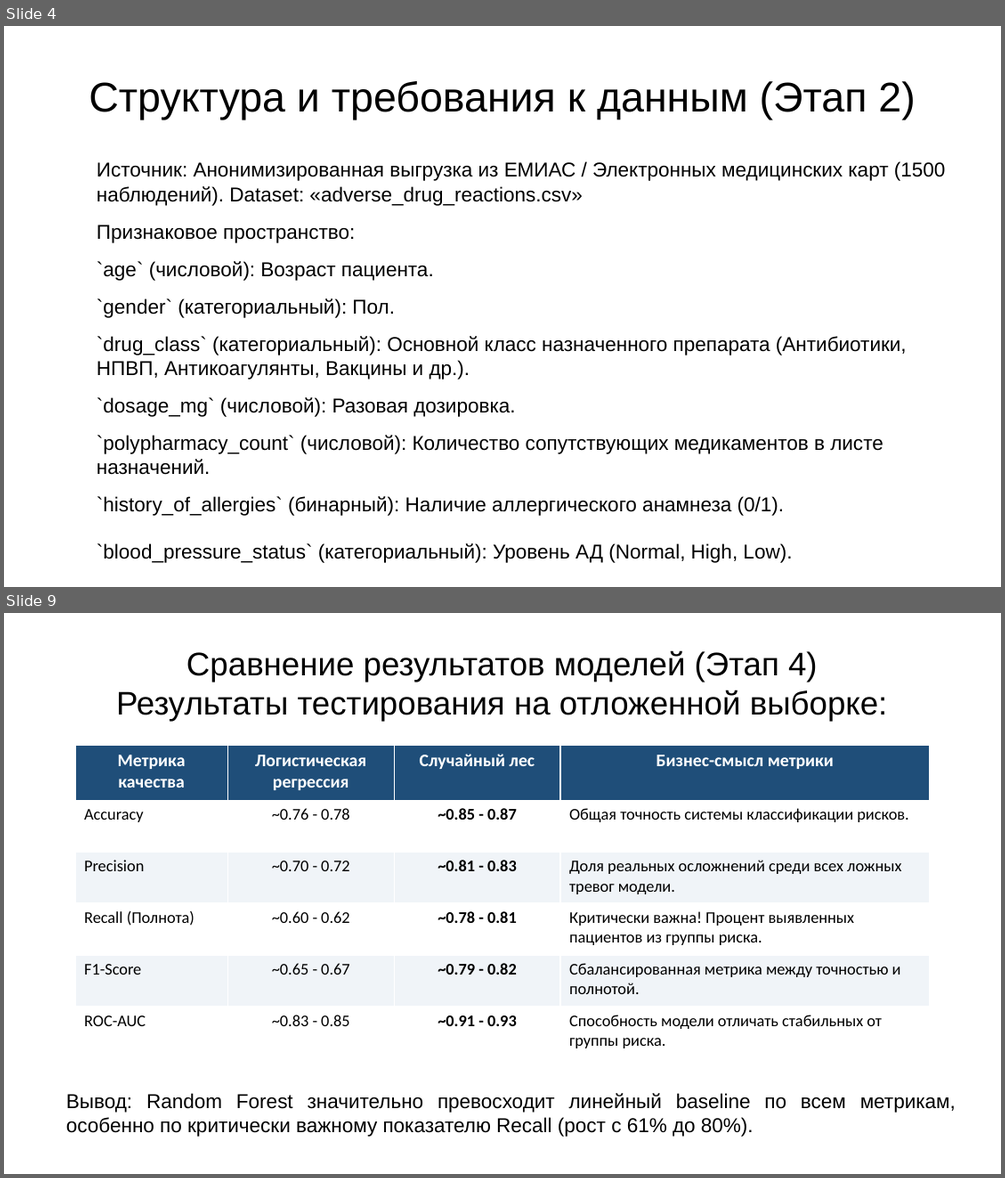
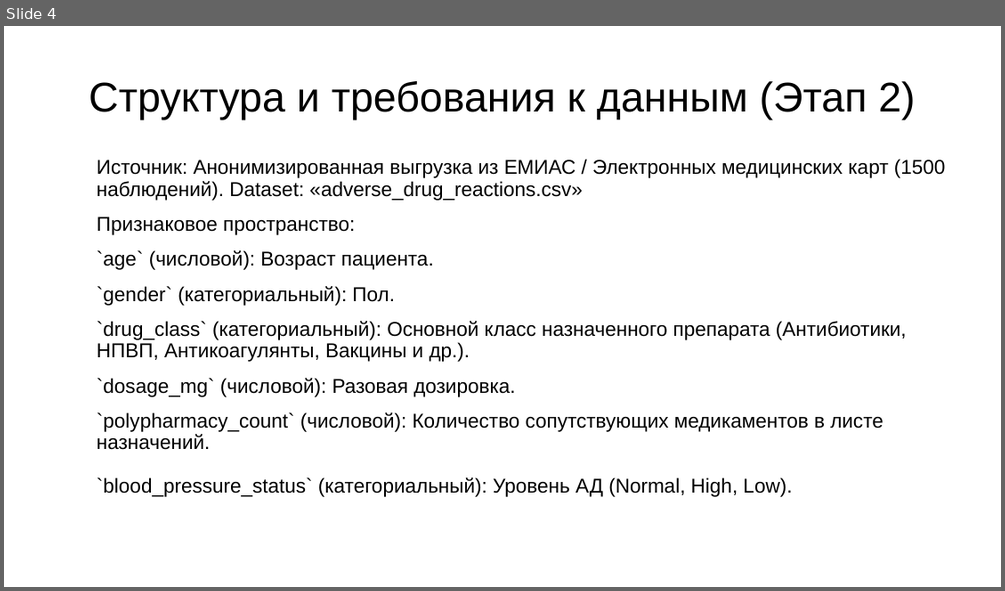
Before and after one commit to HakLuck/my-first-project, a slide deck: Презентация к проекту по DS.pptx. Shown one above the other, each under a label of ours: slides 4 and 9 before the commit, slide 4 after it; the slides between them are not shown. The pictures are 1005x1178 and 1005x591 pixels, drawn with LibreOffice and Linux fonts; fonts in the diff are those of the drawing; background and template pictures are left out. Boxes give left, top, right and bottom in pixels: in the first picture for what was removed or moved away, otherwise in the second. Text is boxed around its words. In the diff, an @@ line names an element or a change of style, - is before the commit and + after.

```diff
--- a/Презентация к проекту по DS.pptx
+++ b/Презентация к проекту по DS.pptx
@@ slide 9 removed at [4,613,1001,1174], background picture (left out) @@
@@ title removed at [116,650,888,721] @@
-Сравнение результатов моделей (Этап 4)
-Результаты тестирования на отложенной выборке:
@@ table removed at [75,745,930,1058], 6 rows, 4 columns @@
-Метрика качества | Логистическая регрессия | Случайный лес | Бизнес-смысл метрики
-Accuracy | ~0.76 - 0.78 | ~0.85 - 0.87 | Общая точность системы классификации рисков.
-Precision | ~0.70 - 0.72 | ~0.81 - 0.83 | Доля реальных осложнений среди всех ложных тревог модели.
-Recall (Полнота) | ~0.60 - 0.62 | ~0.78 - 0.81 | Критически важна! Процент выявленных пациентов из группы риска.
-F1-Score | ~0.65 - 0.67 | ~0.79 - 0.82 | Сбалансированная метрика между точностью и полнотой.
-ROC-AUC | ~0.83 - 0.85 | ~0.91 - 0.93 | Способность модели отличать стабильных от группы риска.
@@ text removed at [66,1093,955,1136] @@
-Вывод: Random Forest значительно превосходит линейный baseline по всем метрикам, особенно по критически важному показателю Recall (рост с 61% до 80%).
@@ slide 4 changed as well @@
@@ text "Источник: Анонимизированная выгрузка из ЕМИАС ..." at [97,159,946,497]: line spacing 1 to 0.9 @@
@@ text at [97,496,784,516]: paragraph removed @@
-`history_of_allergies` (бинарный): Наличие аллергического анамнеза (0/1).
```
Also in this commit, not shown: 8 other slides changed, 5 slides added, 3 other slides removed, 1 other file.
